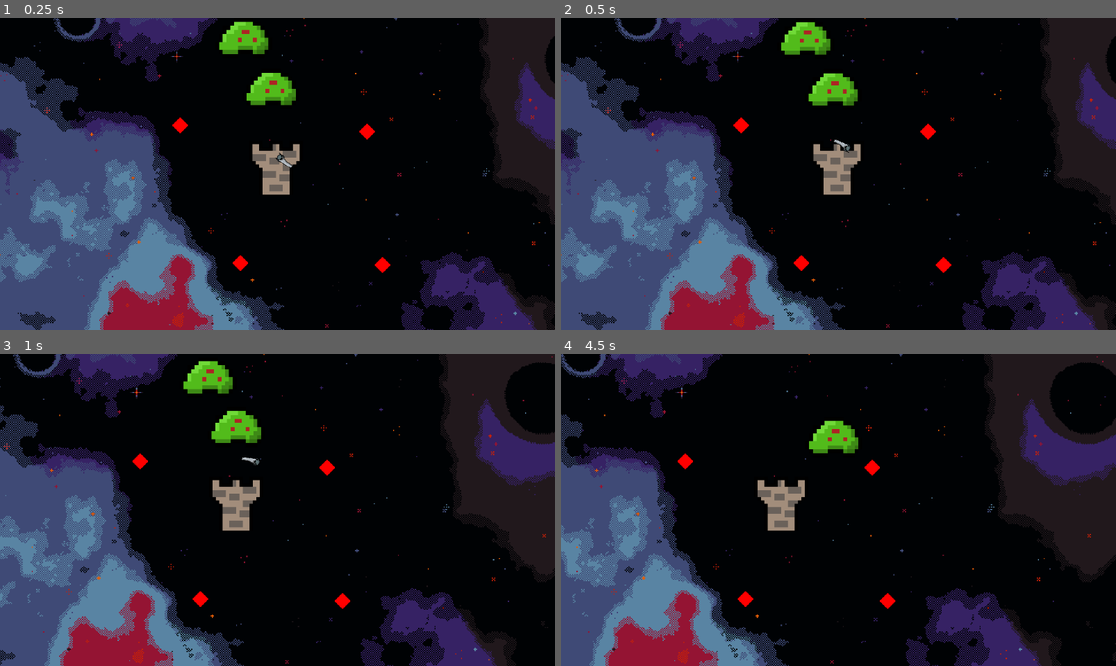
Above: before the commit, frames 1-4 (two rows, left to right).
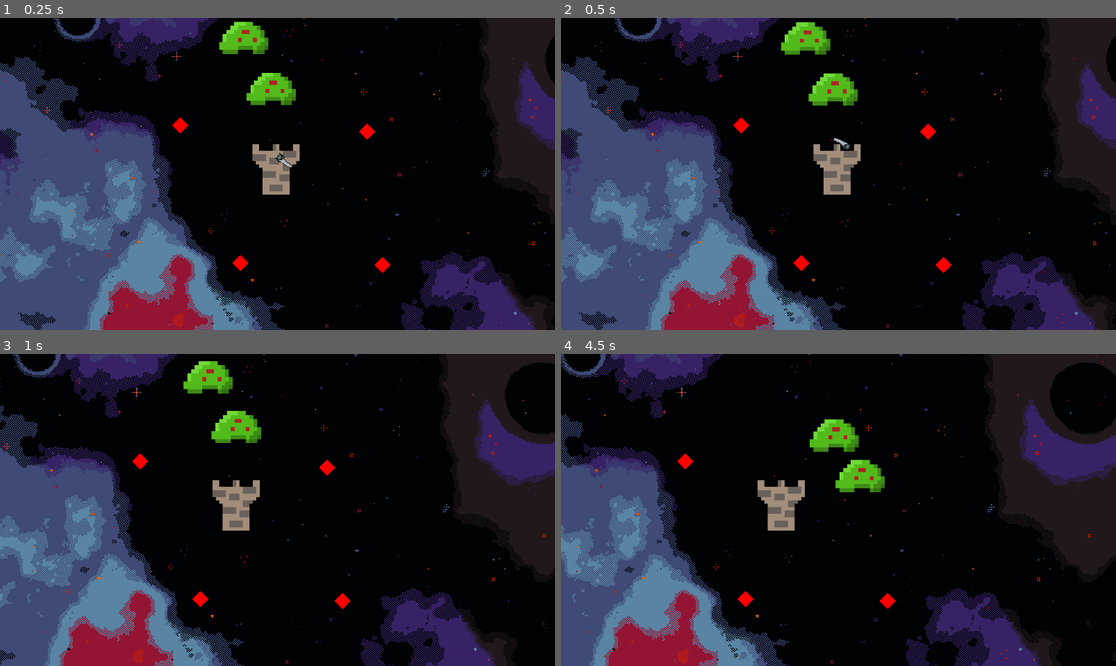
Above: after the commit, the same moments.

Repository: Likvik89/Towerdefence
Game: Godot game, scene res://Scenes/lvl.tscn
Same seed, same stepped clock (60 frames per second), same inputs: the game is played once before the commit and once after it.
Inputs:
- Up to frame 1 (0.25 s): no input
- Up to frame 2 (0.5 s): no input
- Up to frame 3 (1 s): hold D (move_right) from 0.53 s (still down)
- Up to frame 4 (4.5 s): release D (move_right) at 1.28 s; hold S (move_down) 1.28-2.03 s; hold D (move_right) 2.03-2.78 s; hold W (move_up) 2.78-3.53 s; hold A (move_left) from 3.53 s (still down)

Frame 1 is identical in both runs. In frame 2, less than 0.1% of the frame differs, in the area x 49-53%, y 38-44%; in frame 3, less than 0.1%; in frame 4, 1.0%, in the area x 44-59%, y 20-45%.

Commit message:
v0.0.4
homing works

Diff:
--- a/Scripts/bullet.gd
+++ b/Scripts/bullet.gd
@@ -39,7 +39,7 @@
 		for target in $"Homing area".get_overlapping_bodies():
 			if target.is_in_group("enemies"):
 				if closest_homing_target != null:
-					if global_position.distance_to(target.global_position) < global_position.distance_to(closest_homing_target):
+					if global_position.distance_to(target.global_position) < global_position.distance_to(closest_homing_target.global_position):
 						closest_homing_target = target
 				else:
 					closest_homing_target = target
--- a/Scripts/tower.gd
+++ b/Scripts/tower.gd
@@ -6,7 +6,7 @@
 
 #modules
 var bulletmodule_spin = true
-var bulletmodule_homing = false
+var bulletmodule_homing = true
 var bulletmodule_piercing = false
 var bulletmodule_blade = true
 
